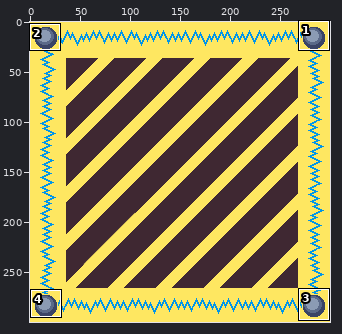
Pixel-art file -- dev/art/button-background_animation.ase. The picture above shows the old version from afar; the outline marks the close-up.
Close-up. As it was:
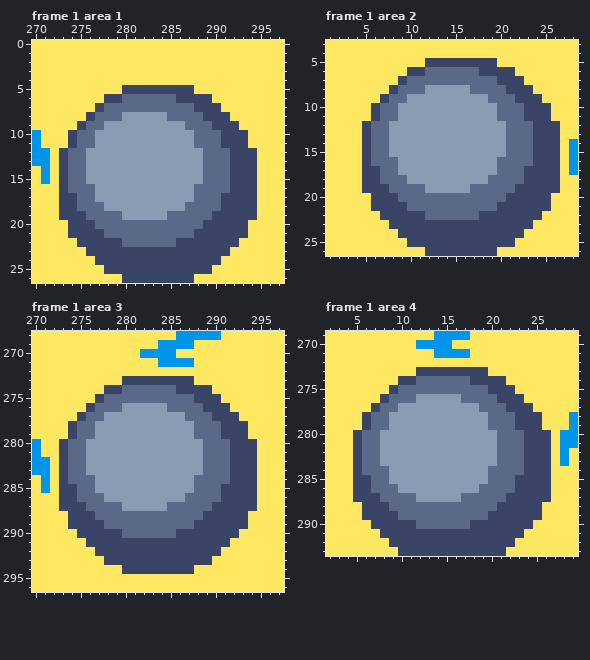
300x300 pixels, 2 frames. Colours within 5 levels of each other are drawn and written as one. Shown: frame 1 area 1: x 270..297, y 0..26; frame 1 area 2: x 1..28, y 3..26; frame 1 area 3: x 270..297, y 268..296; frame 1 area 4: x 2..29, y 269..293. The commit also changed other frames or places, which this record leaves out.
New version:
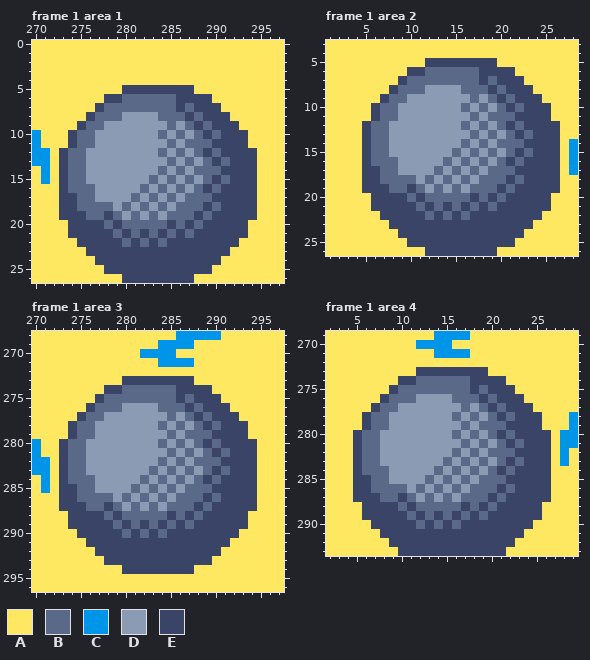
Palette (. is transparent): A #fee761  B #5a6988  C #0095e9  D #8b9bb4  E #3a4466
What changed:
Frame 1 area 1:
y 7: x 286 B -> E
y 8: x 284 D -> B; x 287 B -> E
y 9: x 285 D -> B; x 288 B -> E
y 10: x 284 D -> B; x 286 D -> B; x 289 B -> E
y 11: x 285 D -> B; x 287 D -> B; x 290 B -> E
y 12: x 284 D -> B; x 286 D -> B; x 288..289 DB -> BE; x 291 B -> E
y 13: x 285 D -> B; x 287 D -> B; x 290 B -> E
y 14: x 284 D -> B; x 286 D -> B; x 288 D -> B; x 291 B -> E
y 15: x 283 D -> B; x 285 D -> B; x 287 D -> B; x 290 B -> E
y 16: x 282 D -> B; x 284 D -> B; x 286 D -> B; x 289 B -> E; x 291 B -> E
y 17: x 281 D -> B; x 283 D -> B; x 285 D -> B; x 287 D -> B; x 290 B -> E
y 18: x 278 D -> B; x 280 D -> B; x 282 D -> B; x 284 D -> B; x 286 D -> B; x 289 B -> E
y 19: x 278 B -> E; x 281 D -> B; x 283 D -> B; x 288 B -> E
y 20: x 277 B -> E; x 279 B -> E; x 285 B -> E; x 287 B -> E
y 21: x 278 B -> E; x 280 B -> E; x 282 B -> E; x 284 B -> E; x 286 B -> E
y 22: x 281 B -> E; x 283 B -> E; x 285 B -> E
Frame 1 area 2:
y 7: x 18 B -> E
y 8: x 16 D -> B; x 19 B -> E
y 9: x 17 D -> B; x 20 B -> E
y 10: x 16 D -> B; x 18 D -> B; x 21 B -> E
y 11: x 17 D -> B; x 19 D -> B; x 22 B -> E
y 12: x 16 D -> B; x 18 D -> B; x 20..21 DB -> BE; x 23 B -> E
y 13: x 17 D -> B; x 19 D -> B; x 22 B -> E
y 14: x 16 D -> B; x 18 D -> B; x 20 D -> B; x 23 B -> E
y 15: x 15 D -> B; x 17 D -> B; x 19 D -> B; x 22 B -> E
y 16: x 14 D -> B; x 16 D -> B; x 18 D -> B; x 21 B -> E; x 23 B -> E
y 17: x 13 D -> B; x 15 D -> B; x 17 D -> B; x 19 D -> B; x 22 B -> E
y 18: x 10 D -> B; x 12 D -> B; x 14 D -> B; x 16 D -> B; x 18 D -> B; x 21 B -> E
y 19: x 10 B -> E; x 13 D -> B; x 15 D -> B; x 20 B -> E
y 20: x 9 B -> E; x 11 B -> E; x 17 B -> E; x 19 B -> E
y 21: x 10 B -> E; x 12 B -> E; x 14 B -> E; x 16 B -> E; x 18 B -> E
y 22: x 13 B -> E; x 15 B -> E; x 17 B -> E
Frame 1 area 3:
y 275: x 286 B -> E
y 276: x 284 D -> B; x 287 B -> E
y 277: x 285 D -> B; x 288 B -> E
y 278: x 284 D -> B; x 286 D -> B; x 289 B -> E
y 279: x 285 D -> B; x 287 D -> B; x 290 B -> E
y 280: x 284 D -> B; x 286 D -> B; x 288..289 DB -> BE; x 291 B -> E
y 281: x 285 D -> B; x 287 D -> B; x 290 B -> E
y 282: x 284 D -> B; x 286 D -> B; x 288 D -> B; x 291 B -> E
y 283: x 283 D -> B; x 285 D -> B; x 287 D -> B; x 290 B -> E
y 284: x 282 D -> B; x 284 D -> B; x 286 D -> B; x 289 B -> E; x 291 B -> E
y 285: x 281 D -> B; x 283 D -> B; x 285 D -> B; x 287 D -> B; x 290 B -> E
y 286: x 278 D -> B; x 280 D -> B; x 282 D -> B; x 284 D -> B; x 286 D -> B; x 289 B -> E
y 287: x 278 B -> E; x 281 D -> B; x 283 D -> B; x 288 B -> E
y 288: x 277 B -> E; x 279 B -> E; x 285 B -> E; x 287 B -> E
y 289: x 278 B -> E; x 280 B -> E; x 282 B -> E; x 284 B -> E; x 286 B -> E
y 290: x 281 B -> E; x 283 B -> E; x 285 B -> E
Frame 1 area 4:
y 275: x 18 B -> E
y 276: x 16 D -> B; x 19 B -> E
y 277: x 17 D -> B; x 20 B -> E
y 278: x 16 D -> B; x 18 D -> B; x 21 B -> E
y 279: x 17 D -> B; x 19 D -> B; x 22 B -> E
y 280: x 16 D -> B; x 18 D -> B; x 20..21 DB -> BE; x 23 B -> E
y 281: x 17 D -> B; x 19 D -> B; x 22 B -> E
y 282: x 16 D -> B; x 18 D -> B; x 20 D -> B; x 23 B -> E
y 283: x 15 D -> B; x 17 D -> B; x 19 D -> B; x 22 B -> E
y 284: x 14 D -> B; x 16 D -> B; x 18 D -> B; x 21 B -> E; x 23 B -> E
y 285: x 13 D -> B; x 15 D -> B; x 17 D -> B; x 19 D -> B; x 22 B -> E
y 286: x 10 D -> B; x 12 D -> B; x 14 D -> B; x 16 D -> B; x 18 D -> B; x 21 B -> E
y 287: x 10 B -> E; x 13 D -> B; x 15 D -> B; x 20 B -> E
y 288: x 9 B -> E; x 11 B -> E; x 17 B -> E; x 19 B -> E
y 289: x 10 B -> E; x 12 B -> E; x 14 B -> E; x 16 B -> E; x 18 B -> E
y 290: x 13 B -> E; x 15 B -> E; x 17 B -> E
Pixel boxes of the changes (left, top, right, bottom) in both close-ups:
changed: (95, 103, 230, 247)
changed: (398, 76, 533, 220)
changed: (95, 394, 230, 538)
changed: (389, 385, 524, 529)
